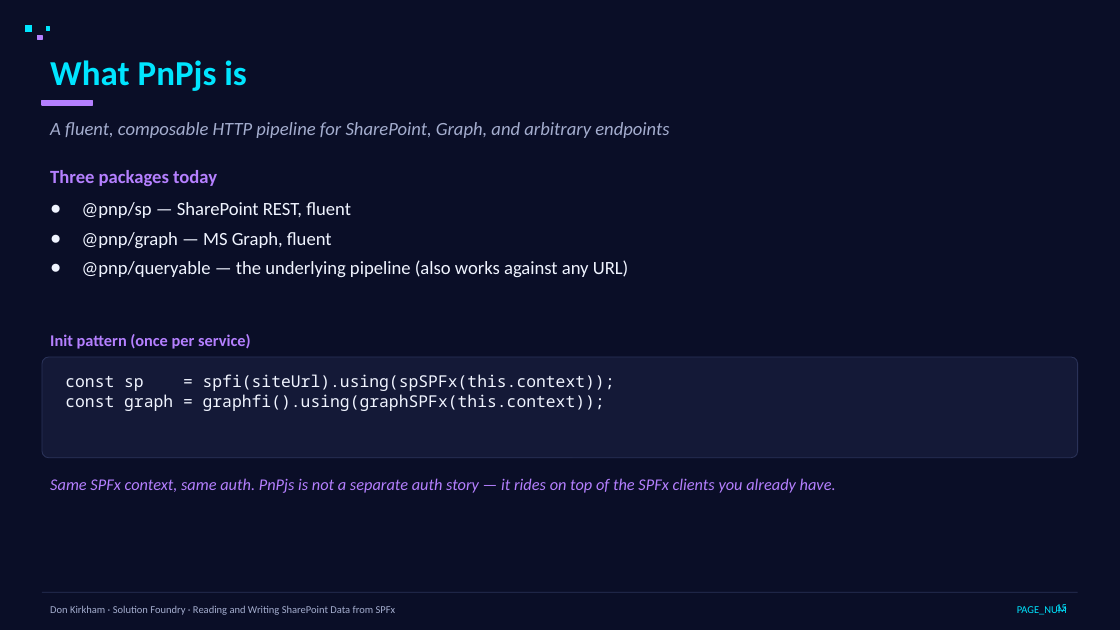
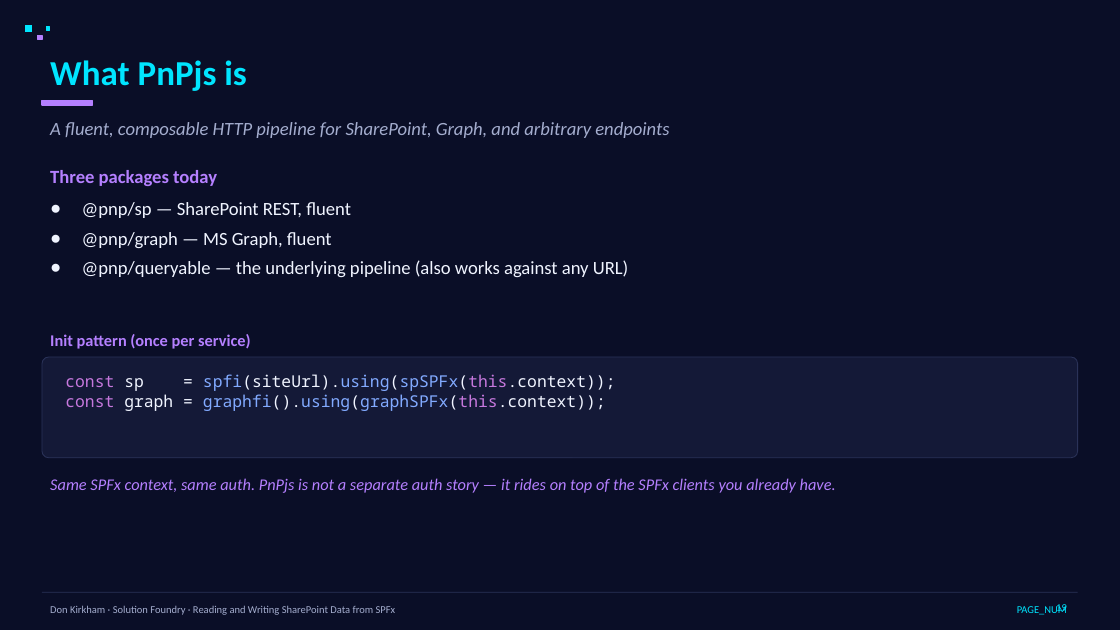
Before and after one commit to DonKirkham/dataDemo, a slide deck: slide 19 of presentation/data-access-spfx.pptx (slide 15 before the commit). Drawn at 1120x630 pixels with LibreOffice and Linux fonts; fonts in the diff are those of the drawing. Boxes give left, top, right and bottom in pixels: in the first picture for what was removed or moved away, otherwise in the second. Text is boxed around its words. In the diff, an @@ line names an element or a change of style, - is before the commit and + after.

```diff
--- a/presentation/data-access-spfx.pptx
+++ b/presentation/data-access-spfx.pptx
@@ text "const sp = spfi(siteUrl).using(spSPFx(this.context));" at [65,374,616,411]: text colour #F0F4FF to #C678DD in "const spfi(siteUrl).using(spSPFx(this.context));", "const graphfi().using(graphSPFx(this.context));"; text colour #F0F4FF to #82AAFF in "spfi(siteUrl).using(spSPFx(this.context));", "graphfi().using(graphSPFx(this.context));" @@
```
Also in this commit, not shown: 19 other slides changed, 6 slides added, 2 other files.
